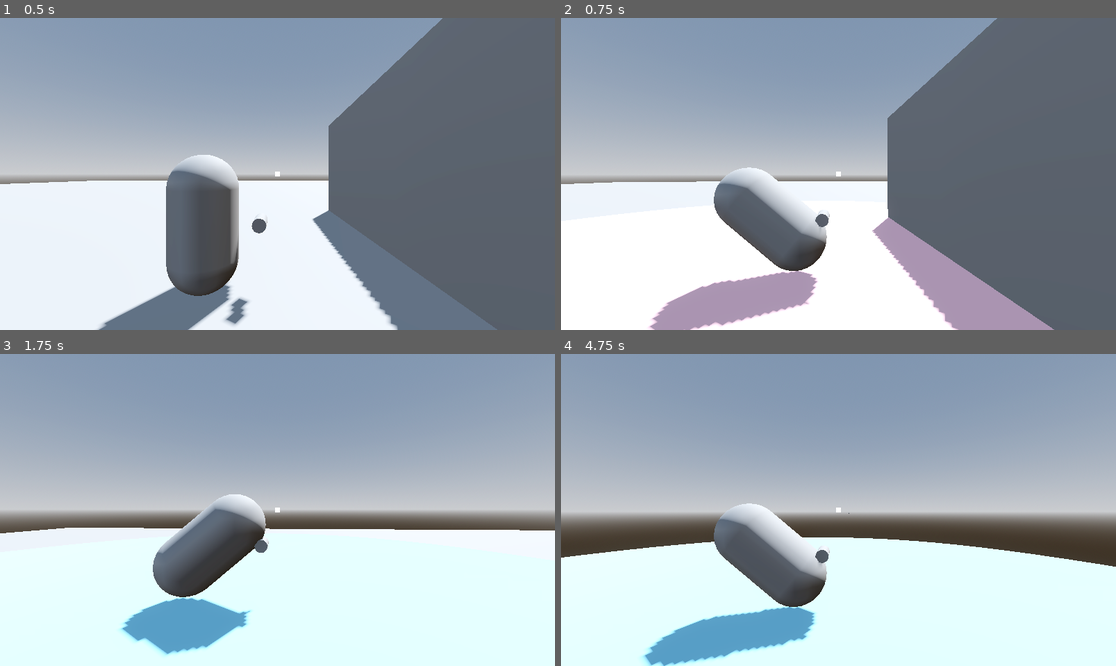
Above: before the commit, frames 1-4 (two rows, left to right).
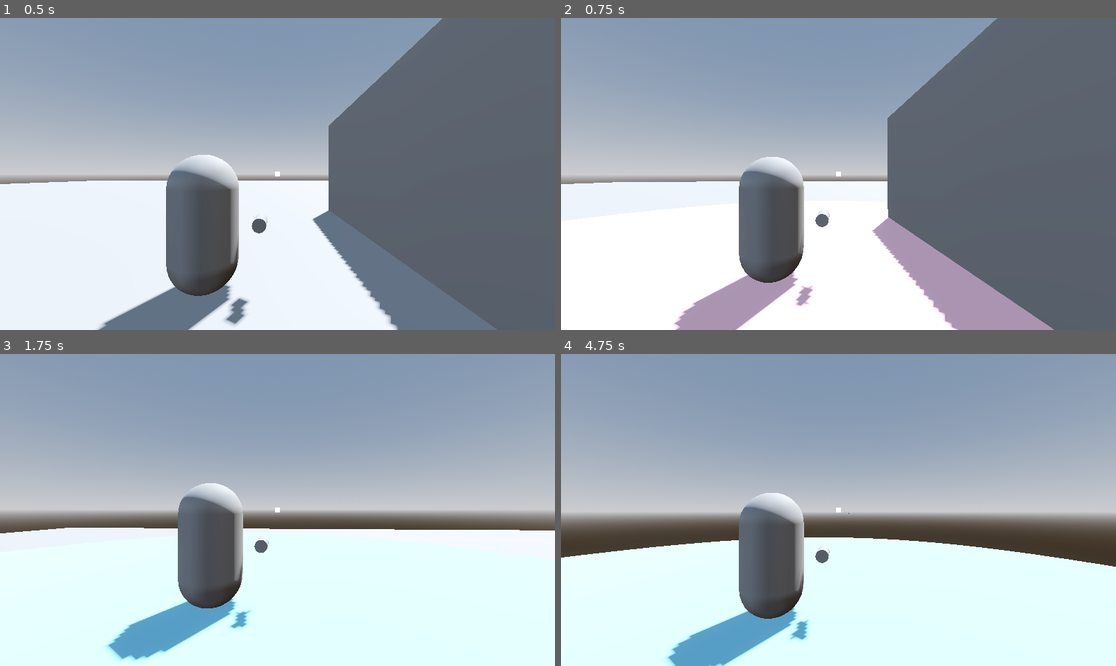
Above: after the commit, the same moments.

Repository: RocoGreen/godot-learning-project
Game: Godot game, scene res://maps/test_map_1/test_map_1.tscn
Same seed, same stepped clock (60 frames per second), same inputs: the game is played once before the commit and once after it.
Inputs (mouse positions are in pixels of both pictures, inside the frame that each line leads up to):
- Up to frame 1 (0.5 s): no input
- Up to frame 2 (0.75 s): tap Enter at 0.5 s; move the mouse to (866, 174) at 0.52 s; hold W (move_forward) from 0.53 s (still down); hold Q (ultimate) from 0.53 s (still down)
- Up to frame 3 (1.75 s): keep holding W (move_forward); move the mouse to (249, 510) at 1.27 s; release Q (ultimate) at 1.28 s; tap Space (ascend) at 1.35 s; tap Q (ultimate) at 1.55 s
- Up to frame 4 (4.75 s): keep holding W (move_forward); move the mouse to (849, 503) at 2.02 s; hold Q (ultimate) 2.03-2.78 s; tap Ctrl (crouch) at 2.1 s; move the mouse to (832, 516) at 2.77 s; click (832, 516) at 2.85 s; tap Q (ultimate) at 3.05, 3.8, 4.55 s; move the mouse to (877, 513) at 3.52 s; hold Shift (run) 3.53-4.28 s; move the mouse to (794, 506) at 4.27 s; tap F (toggle_flying_mode) at 4.35 s

Frame 1 is identical in both runs. In frame 2, 5.3% of the frame differs, in the area x 15-48%, y 44-100%; in frame 3, 5.7%, in the area x 18-48%, y 41-99%; in frame 4, 5.4%.

Commit message:
Removed dependencies from a specific playable for luna snow ultimate
The ultimate depended on a mesh (that is a capsule) I used specifically for a playable that makes it move like it's dancing. And since I prefer for now that the ultimate can be used for all playables, I removed the dance entirely.

The dancefloor of the ultimate was positioned specifically for that same playable too. I added the possibility to add a position anchor (that is a Marker3D) that is actually necessary for the ultimate to show the dancefloor now.

Diff:
--- a/entities/playables/_shared/components/ultimates/luna_snow/playable_luna_snow_ultimate_component.gd
+++ b/entities/playables/_shared/components/ultimates/luna_snow/playable_luna_snow_ultimate_component.gd
@@ -22,10 +22,12 @@
 			if entity_identity:
 				entity_identity.changed.connect(_on_entity_identity_changed);
 
-@export var entity_mesh: MeshInstance3D:
-	set(new_entity_mesh):
-		entity_mesh = new_entity_mesh;
-		update_configuration_warnings();
+@export var dancefloor_position_anchor: Marker3D:
+	set(new_dancefloor_position_anchor):
+		dancefloor_position_anchor = new_dancefloor_position_anchor;
+
+		if Engine.is_editor_hint():
+			update_configuration_warnings();
 
 @export_group("Settings")
 @export var cast_healing_amount: float = 200.0;
@@ -54,7 +56,6 @@
 
 @onready var _dancefloor: MeshInstance3D = %Dancefloor;
 @onready var _dancefloor_mesh_material: StandardMaterial3D = _dancefloor.mesh.material;
-@onready var _dancefloor_pivot: Marker3D = %DancefloorPivot;
 
 @onready var _duration_timer: Timer = %DurationTimer;
 
@@ -69,19 +70,19 @@
 
 	AssertLib.assert_if_entity_identity_not_found(entity_identity);
 
-	assert(
-			is_instance_of(entity_mesh, MeshInstance3D),
-
-			"`entity_mesh` variable is not a `MeshInstance3D`."
-	);
-
 	_dancefloor.top_level = true;
 
 
 func _process(_delta: float) -> void:
-	if Engine.is_editor_hint(): return;
-
-	if _is_active():
+	if Engine.is_editor_hint():
+		if dancefloor_position_anchor:
+			_update_dancefloor_position();
+			_dancefloor.show();
+
+		elif _dancefloor.visible:
+			_dancefloor.hide();
+
+	elif _is_active() and dancefloor_position_anchor:
 		_update_dancefloor_position();
 
 
@@ -109,17 +110,19 @@
 
 	warnings.append_array(ConfigurationWarningLib.get_for_entity_identity(entity_identity));
 
-	if not entity_mesh:
-		warnings.append("`entity_mesh` exported variable is not set.");
+	if not dancefloor_position_anchor:
+		warnings.append(
+				"`dancefloor_position_anchor` is not set. Without it, the dancefloor " +
+				"won't show in editor or if in game, when the ultimate is active."
+		);
 
 	return warnings;
 
 
 func _start_ultimate(delta: float) -> void:
-	_update_dancefloor_position();
-	_dancefloor.show();
-
-	_start_dance_loop();
+	if dancefloor_position_anchor:
+		_update_dancefloor_position();
+		_dancefloor.show();
 
 	print(
 			"Luna Snow Ultimate Started ! " +
@@ -154,35 +157,8 @@
 	print("Luna Snow Ultimate Ended !");
 
 
-func _start_dance_loop() -> void:
-	entity_mesh.rotate_z(deg_to_rad(50));
-
-	await get_tree().create_timer(0.5).timeout;
-
-	if not _is_active():
-		return;
-
-	entity_mesh.set_basis(Basis());
-
-	await get_tree().create_timer(0.5).timeout;
-
-	if not _is_active():
-		return;
-
-	entity_mesh.rotate_z(deg_to_rad(-50));
-
-	await get_tree().create_timer(0.5).timeout;
-
-	entity_mesh.set_basis(Basis());
-
-	await get_tree().create_timer(0.5).timeout;
-
-	if _is_active():
-		_start_dance_loop();
-
-
 func _update_dancefloor_position() -> void:
-	_dancefloor.set_global_position(_dancefloor_pivot.global_position);
+	_dancefloor.set_global_position(dancefloor_position_anchor.global_position);
 
 
 func _is_active() -> bool:
--- a/entities/playables/_shared/components/ultimates/luna_snow/playable_luna_snow_ultimate_component.tscn
+++ b/entities/playables/_shared/components/ultimates/luna_snow/playable_luna_snow_ultimate_component.tscn
@@ -25,12 +25,7 @@
 [node name="CollisionShape3D" type="CollisionShape3D" parent="." unique_id=1688937494]
 shape = SubResource("SphereShape3D_rln61")
 
-[node name="DancefloorPivot" type="Marker3D" parent="." unique_id=1328140372]
-unique_name_in_owner = true
-transform = Transform3D(1, 0, 0, 0, 1, 0, 0, 0, 1, 0, -1, 0)
-gizmo_extents = 0.5
-
-[node name="Dancefloor" type="MeshInstance3D" parent="DancefloorPivot" unique_id=1182220728]
+[node name="Dancefloor" type="MeshInstance3D" parent="." unique_id=1182220728]
 unique_name_in_owner = true
 visible = false
 mesh = SubResource("CylinderMesh_ns3p3")
--- a/entities/playables/test_character_1/test_character_1.tscn
+++ b/entities/playables/test_character_1/test_character_1.tscn
@@ -76,10 +76,13 @@
 cb_3d_utils_component = NodePath("../../PlayableCharacterBody3DUtilsComponent")
 camera_component = NodePath("../../PlayableCameraComponent")
 
-[node name="PlayableLunaSnowUltimateComponent" parent="Components/Capacities" unique_id=285167825 node_paths=PackedStringArray("entity_mesh") instance=ExtResource("10_ykcux")]
+[node name="PlayableLunaSnowUltimateComponent" parent="Components/Capacities" unique_id=285167825 node_paths=PackedStringArray("dancefloor_position_anchor") instance=ExtResource("10_ykcux")]
+transform = Transform3D(1, 0, 0, 0, 1, 0, 0, 0, 1, 0, -1, 0)
 entity_identity = ExtResource("2_3s4ss")
-entity_mesh = NodePath("../../../MeshInstance3D")
+dancefloor_position_anchor = NodePath("DancefloorPositionAnchor")
 healing_amount = 20.0
+
+[node name="DancefloorPositionAnchor" type="Marker3D" parent="Components/Capacities/PlayableLunaSnowUltimateComponent" unique_id=2103003980]
 
 [node name="UI" type="Control" parent="." unique_id=1133008706]
 layout_mode = 3
